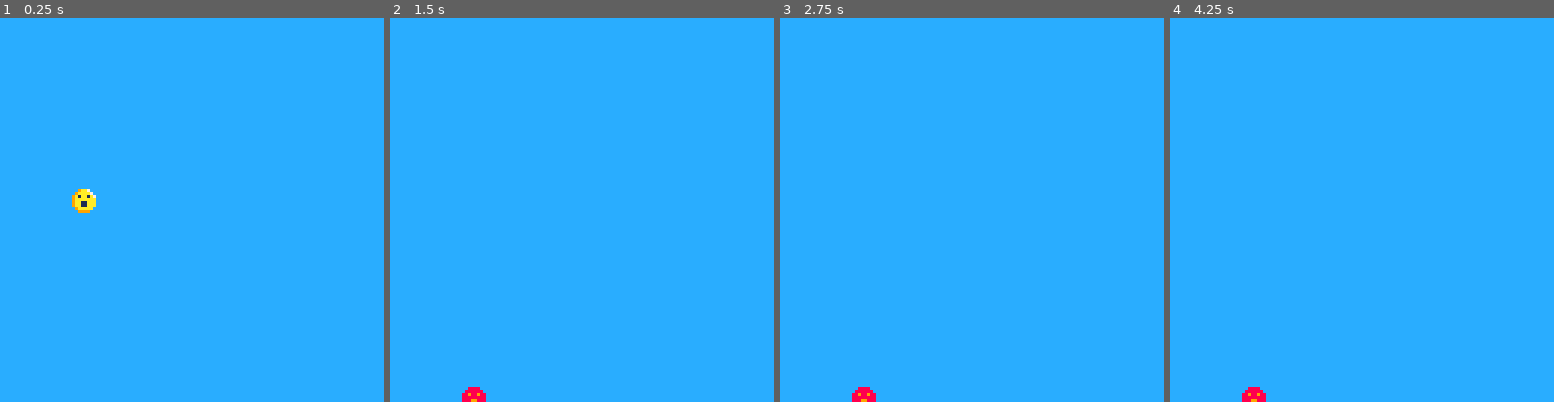
Above: before the commit, frames 1-4 (left to right).
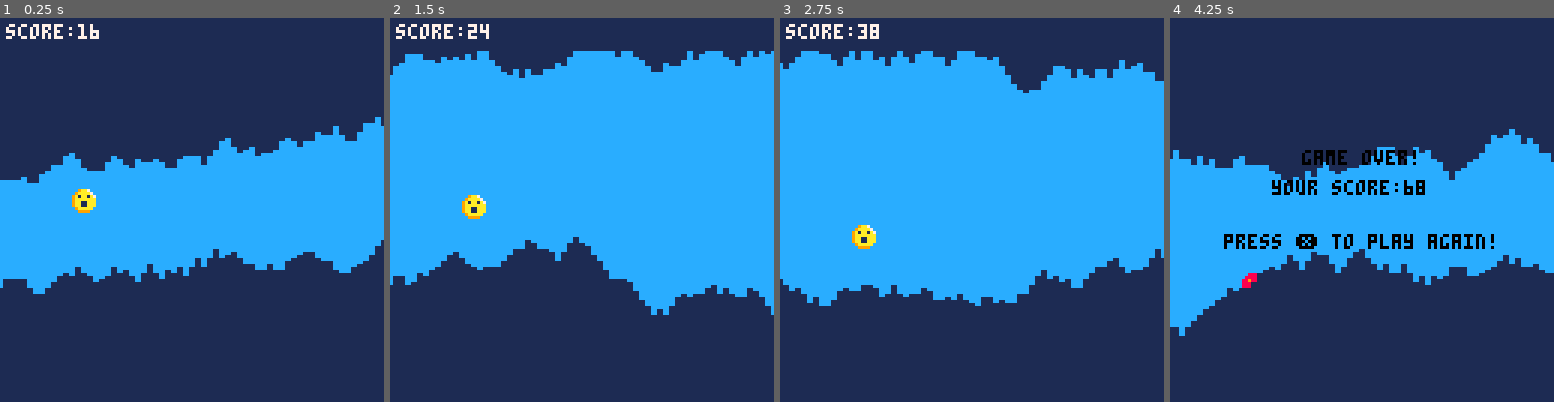
Above: after the commit, the same moments.

Repository: antonio-evaldo/cave_diver
Game: PICO-8 cartridge cave_diver.p8
Two runs of this game, one before a commit and one after it. Both use one fixed random seed, a clock stepped at 60 frames per second and the inputs below.
Inputs:
- Up to frame 1 (0.25 s): no input
- Up to frame 2 (1.5 s): tap X (X key) at 1.07 s
- Up to frame 3 (2.75 s): tap X (X key) at 2.07, 2.4, 2.73 s
- Up to frame 4 (4.25 s): tap X (X key) every 0.33 s from 3.07 to 4.07 s; hold Up 3.58-4.08 s

The runs differ from the first frame. In frame 1, 70% of the frame differs, in the area x 0-100%, y 0-100%; in frame 2, 44%; in frame 3, 42%; in frame 4, 72%.

Commit message:
feat: adiciona som ao jogo

Diff:
--- a/cave_diver.p8
+++ b/cave_diver.p8
@@ -1,26 +1,40 @@
 pico-8 cartridge // http://www.pico-8.com
 version 43
 __lua__
-function _init()
+function init_game()
 	game_over = false
 	make_player()
-	-- make_cave()
+	make_cave()
+end
+
+function _init()
+	init_game()
 end
 
 function _update()
 	if not game_over then
 		move_and_listen_to_player()
-		-- move_cave()
+		move_cave()
+		check_hit()
+	else
+		if btn(❎) then
+			init_game()
+		end
 	end
-
-	check_hit()
 end
 
 function _draw()
-	--clear screen
 	cls(12)
 	draw_player()
-	--draw_cave()
+	draw_cave()
+
+	if not game_over then
+		print("score:" .. player.score, 2, 2, 7)
+	else
+		print("game over!", 44, 44, 0)
+		print("your score:" .. player.score, 34, 54, 0)
+		print("press ❎ to play again!", 18, 72, 0)
+	end
 end
 -->8
 function make_player()
@@ -34,28 +48,35 @@
 			dead = 4
 		},
 		speed = 2,
-		score = 0,
-		hitbox_bottom = 8 -- coordenada y da hitbox desejada, contando a partir do topo do sprite.
+		score = 0
 	}
 end
 
 function move_and_listen_to_player()
-	gravity = 0.15
+	local gravity = 0.15
 	player.dy += gravity
 
 	if btnp(2) then
 		player.dy -= 1.5
+		sfx(0)
 	end
 
 	player.y += player.dy
+
+	player.score += player.speed
 end
 
 function check_hit()
-	local ceil_hit = player.y < 0
-	local floor_hit = player.y + player.hitbox_bottom > 128
+	local hit = false
 
-	if ceil_hit or floor_hit then
-		game_over = true
+	for i = player.x + 2, player.x + 5 do
+		local top_column_below_player = columns[i + 1].top_height >= player.y
+		local bottom_column_above_player = (128 - columns[i + 1].bottom_height) <= player.y + 8
+
+		if top_column_below_player or bottom_column_above_player then
+			game_over = true
+			sfx(1)
+		end
 	end
 end
 
@@ -71,7 +92,7 @@
 -->8
 function make_cave()
 	columns = {
-		{ top = 30, bottom = 30 }
+		{ top_height = 30, bottom_height = 30 }
 	}
 
 	column_width = 2
@@ -82,11 +103,11 @@
 end
 
 function add_cave_column()
-	local min_height = 10
+	local last_column = columns[#columns]
 
 	local new_column = {
-		top = mid(0, columns[#columns].top - 3 + flr(rnd(6)), 52),
-		bottom = mid(0, columns[#columns].bottom - 3 + flr(rnd(6)), 52)
+		top_height = mid(10, last_column.top_height + get_height_variation(), 55),
+		bottom_height = mid(10, last_column.bottom_height + get_height_variation(), 55)
 	}
 
 	for i = 1, column_width do
@@ -94,8 +115,12 @@
 	end
 end
 
+function get_height_variation()
+	-- -3 a 3
+	return -3 + flr(rnd(7))
+end
+
 function move_cave()
-	-- delete first column(s)
 	for i = 1, column_width * player.speed do
 		del(columns, columns[1])
 	end
@@ -111,13 +136,13 @@
 	for i = 1, #columns do
 		line(
 			i - 1, 0,
-			i - 1, columns[i].top,
+			i - 1, columns[i].top_height,
 			cave_color
 		)
 
 		line(
 			i - 1, 127,
-			i - 1, 127 - columns[i].bottom,
+			i - 1, 127 - columns[i].bottom_height,
 			cave_color
 		)
 	end
--- a/player.lua
+++ b/player.lua
@@ -19,6 +19,7 @@
 
 	if btnp(2) then
 		player.dy -= 1.5
+		sfx(0)
 	end
 
 	player.y += player.dy
@@ -35,6 +36,7 @@
 
 		if top_column_below_player or bottom_column_above_player then
 			game_over = true
+			sfx(1)
 		end
 	end
 end
Not shown, changed: the sound effects (__sfx__) section of cave_diver.p8
